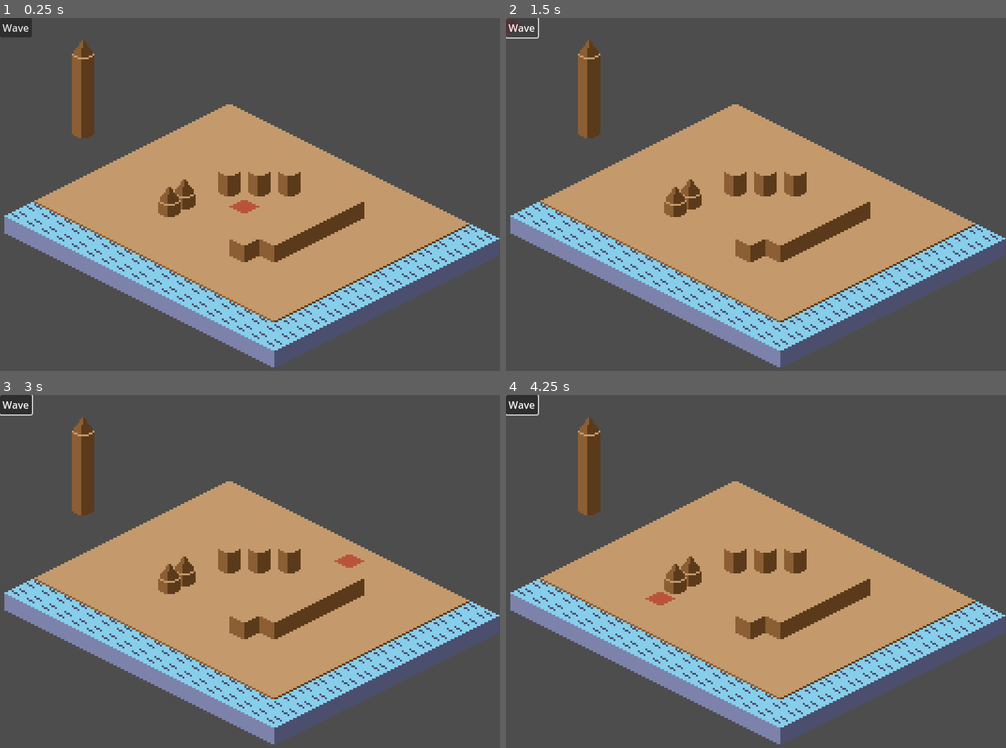
Above: before the commit, frames 1-4 (two rows, left to right).
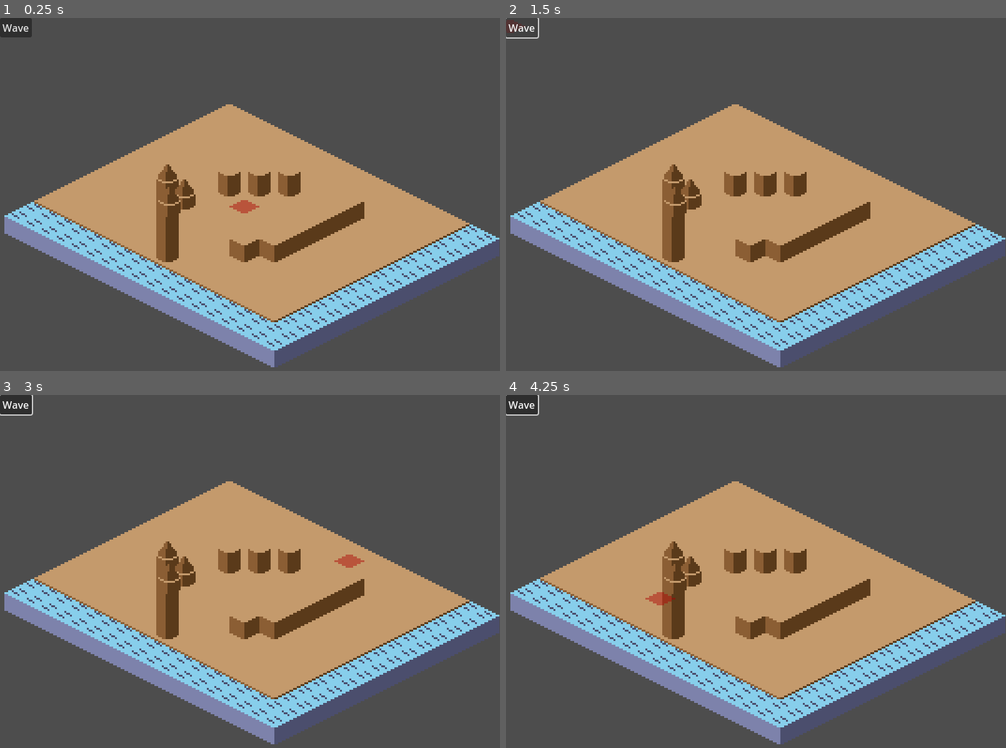
Above: after the commit, the same moments.

Repository: macmist/game-off-2025-waves
Game: Godot game, scene res://scene.tscn
The game is run twice, just before and just after one commit, with the same random seed, the same clock (stepped at 60 frames per second) and the same inputs.
Inputs (mouse positions are in pixels of both pictures, inside the frame that each line leads up to):
- Up to frame 1 (0.25 s): no input
- Up to frame 2 (1.5 s): click "Wave" at 0.5 s; click "Wave" at 1.25 s
- Up to frame 3 (3 s): click "Wave" at 2 s; tap Enter at 2.75 s; move the mouse to (360, 564) at 2.77 s; click (360, 564) at 2.92 s
- Up to frame 4 (4.25 s): tap Space at 3.5 s; move the mouse to (656, 603) at 3.52 s; click (656, 603) at 3.67 s

The runs differ from the first frame. In frame 1, 2.0% of the frame differs, in the area x 14-36%, y 6-70%; in frame 2, 2.0%; in frame 3, 2.0%; in frame 4, 2.0%.

Commit message:
feat: making wave and tower collide and wave can collapse tower

Diff:
--- a/components/towers/tower.gd
+++ b/components/towers/tower.gd
@@ -1,4 +1,4 @@
-extends Node2D
+extends RigidBody2D
 
 class_name Tower
 
@@ -53,10 +53,6 @@
 		col.position.x = 0
 
 
-
-
-
-
 func remove_layers(layers_to_remove: int = 1):
 	if size <= layers_to_remove:
 		queue_free()
@@ -68,9 +64,27 @@
 		var child = layers.get_child(i)
 		child.position = Vector2(0, - i * tile_size.y / 2)
 	size -= layers_to_remove
-	#find_children()
+	_update_collision_shape()
+
+
 
 func _input(event: InputEvent) -> void:
 	if event is InputEventMouseButton and event.is_pressed() and event.button_index == MOUSE_BUTTON_RIGHT:
 		remove_layers(1)
-		_update_collision_shape()
+
+
+func damage(amount: int):
+	var layers_to_remove = 0
+	while amount > 0:
+		var a = resistance % resistance_per_tile
+		if a > 0:
+			resistance -= a
+			amount -=a
+			layers_to_remove += 1
+		else:
+			layers_to_remove +=  amount / resistance_per_tile
+			resistance -= amount
+			amount -= amount
+	print("removing ", layers_to_remove)
+	if layers_to_remove > 0:
+		remove_layers(layers_to_remove)
--- a/components/towers/tower.tscn
+++ b/components/towers/tower.tscn
@@ -7,7 +7,11 @@
 [sub_resource type="RectangleShape2D" id="RectangleShape2D_yfuoc"]
 size = Vector2(20, 72)
 
-[node name="Tower" type="Node2D"]
+[node name="Tower" type="RigidBody2D"]
+mass = 0.001
+gravity_scale = 0.0
+freeze = true
+freeze_mode = 1
 script = ExtResource("1_wqo2f")
 tower_top = ExtResource("2_flng0")
 tower_middle = ExtResource("3_7a5un")
--- a/components/waves/Wave.tscn
+++ b/components/waves/Wave.tscn
@@ -2,7 +2,15 @@
 
 [ext_resource type="Script" path="res://wave.gd" id="1_qw8cp"]
 
-[node name="Wave" type="Node2D"]
+[node name="Wave" type="RigidBody2D"]
 z_index = 1
 position = Vector2(267, 224)
+freeze = true
+freeze_mode = 1
+contact_monitor = true
+max_contacts_reported = 1
 script = ExtResource("1_qw8cp")
+
+[node name="CollisionPolygon2D" type="CollisionPolygon2D" parent="."]
+
+[connection signal="body_entered" from="." to="." method="_on_body_entered"]
--- a/components/waves/wave_generator.gd
+++ b/components/waves/wave_generator.gd
@@ -81,9 +81,14 @@
 	for p in points:
 		poly_points.append(p - perp_vec)
 
-	var poly = CollisionPolygon2D.new()
-	poly.polygon = poly_points
-	root.add_child(poly)
+
+	var collisions = root.find_children("*", "CollisionPolygon2D")
+	if collisions.size() > 0:
+		var col = collisions[0];
+		col.polygon = poly_points
+		root.move_child(col, -1)
+	else:
+		print ("not foun")
 
 
 func _on_button_pressed() -> void:
--- a/scene.tscn
+++ b/scene.tscn
@@ -65,7 +65,7 @@
 text = "Wave"
 
 [node name="Tower" parent="." instance=ExtResource("6_6bifs")]
-position = Vector2(394, 419)
+position = Vector2(439, 485)
 size = 9
 
 [connection signal="tile_clicked" from="Marker" to="WaveGenerator" method="_on_marker_tile_clicked"]
--- a/wave.gd
+++ b/wave.gd
@@ -1,10 +1,6 @@
-extends Node2D
+extends RigidBody2D
 
 class_name Wave
-
-
-
-
 
 @export var wave_size: int = 1
 
@@ -35,6 +31,15 @@
 
 
 
+
 func explode_and_quit():
 	# TODO: animate wave exploding
 	queue_free()
+
+
+func _on_body_entered(body: Node) -> void:
+	print("entered collision, ", body)
+	if body is Tower:
+		print("it is a tower")
+		body.damage(20)
+	pass # Replace with function body.
Not shown, changed: todolist.md
